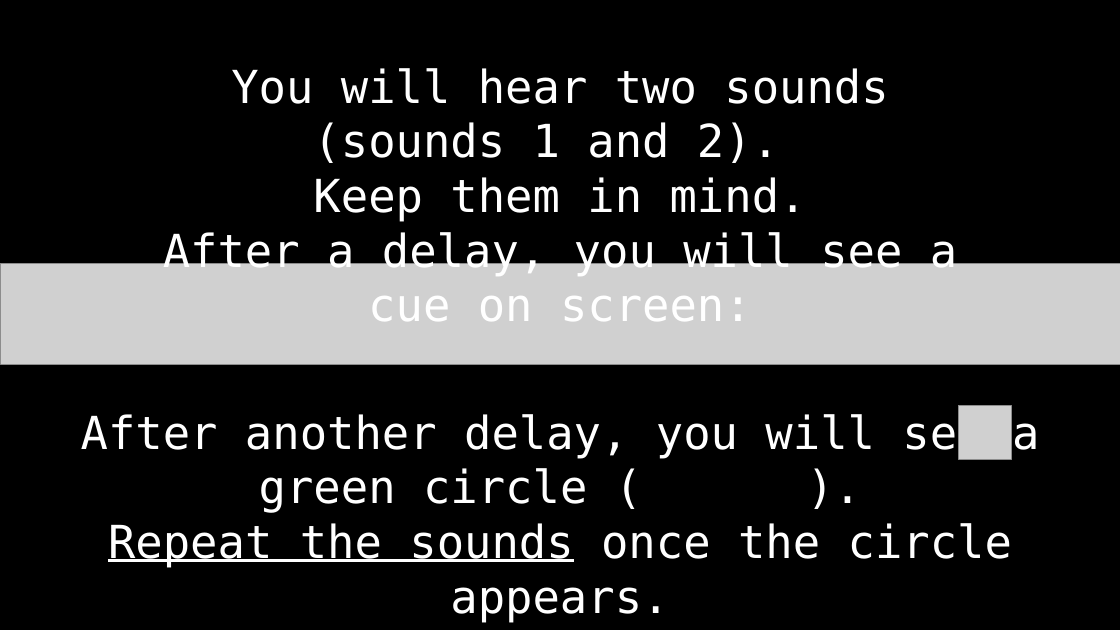
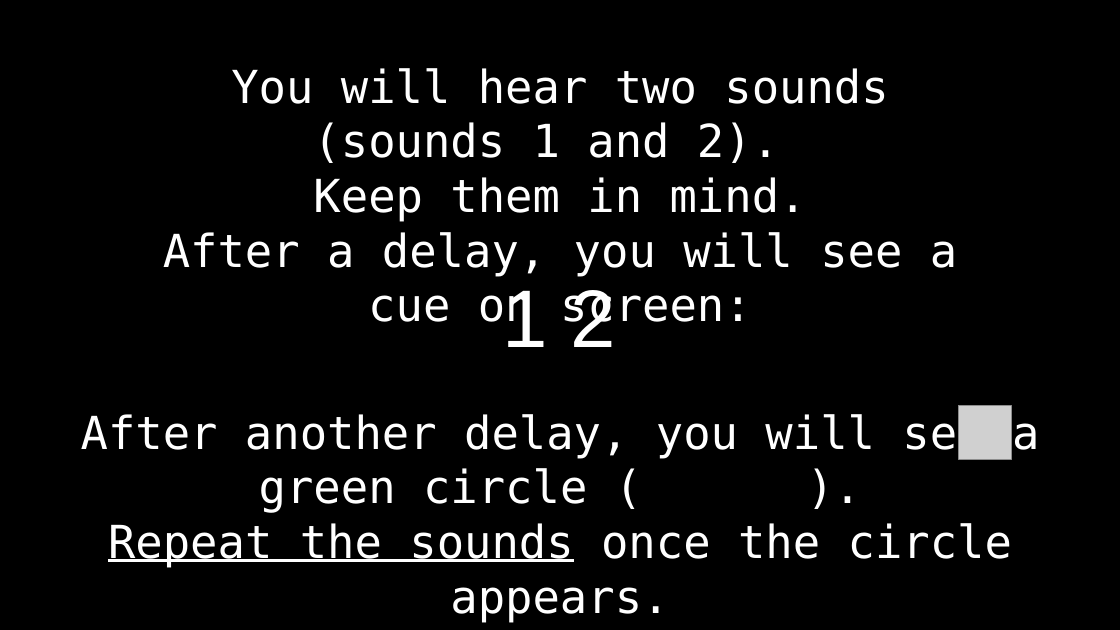
Before and after one commit to coganlab/Retrocue, a slide deck: slide 1 of stim/instructions.pptx (slide 5 before the commit). Drawn at 1120x630 pixels with LibreOffice and Linux fonts; fonts in the diff are those of the drawing; grey boxes stand for pictures. Boxes give left, top, right and bottom in pixels: in the first picture for what was removed or moved away, otherwise in the second. Text is boxed around its words. In the diff, an @@ line names an element or a change of style, - is before the commit and + after.

```diff
--- a/stim/instructions.pptx
+++ b/stim/instructions.pptx
@@ picture removed at [0, 263, 1120, 364] @@
@@ text added at [503, 290, 616, 347], 70 pt, text #FFFFFF @@
+1 2
```
Also in this commit, not shown: 4 other slides changed, 5 slides added, 9 slides removed, 18 other files.
